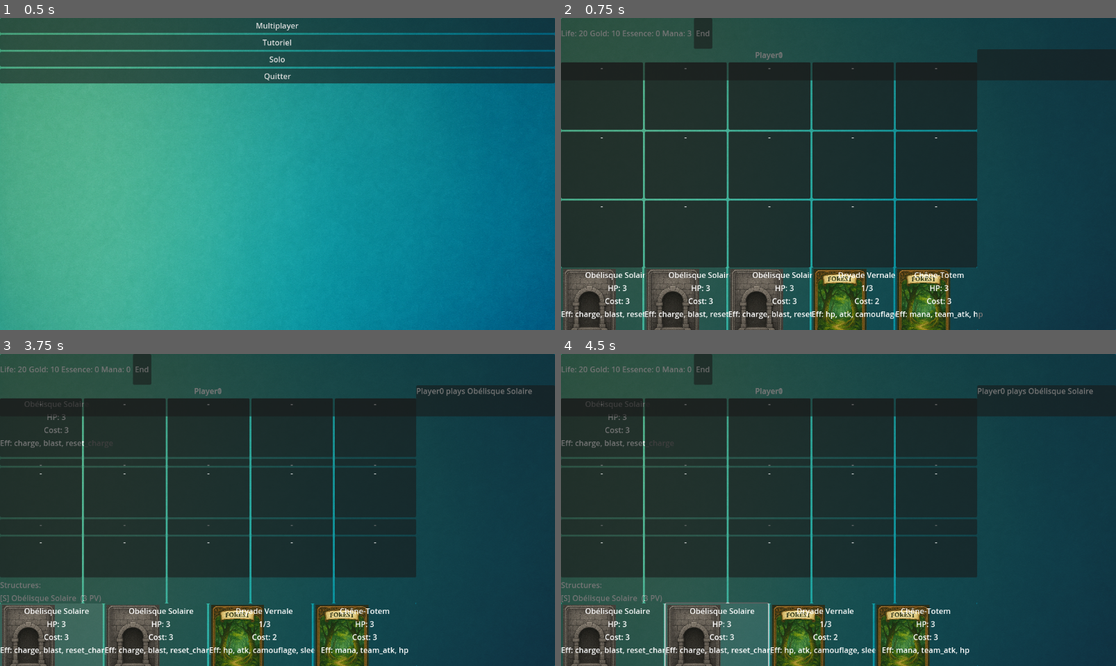
Above: before the commit, frames 1-4 (two rows, left to right).
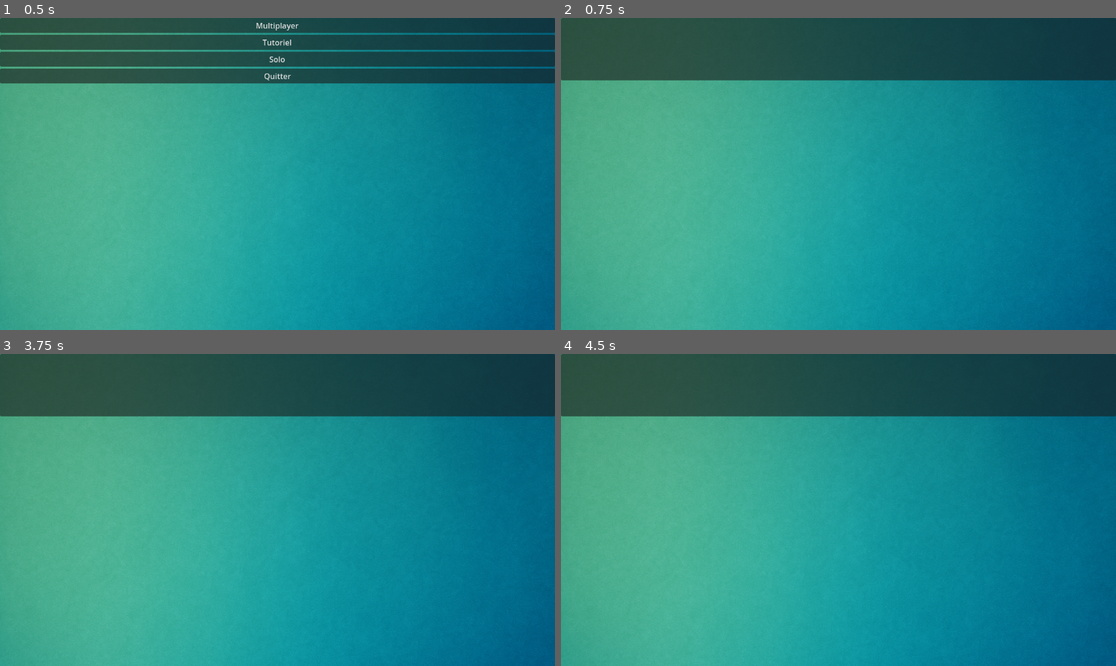
Above: after the commit, the same moments.

Repository: cbCielblanc/deckbuilding
Game: Godot game, scene res://scenes/MainMenu.tscn
Two runs of this game, one before a commit and one after it. Both use one fixed random seed, a clock stepped at 60 frames per second and the inputs below.
Inputs (mouse positions are in pixels of both pictures, inside the frame that each line leads up to):
- Up to frame 1 (0.5 s): no input
- Up to frame 2 (0.75 s): click "Tutoriel" at 0.5 s
- Up to frame 3 (3.75 s): click "Solo" at 1.25 s; click "Solo" at 2 s; click (144, 369) at 2.75 s, where only the run before the commit has a clickable "End"; click (38, 644) at 3.52 s
- Up to frame 4 (4.5 s): click (716, 644) at 4.27 s

Frame 1 is identical in both runs. In frame 2, 85% of the frame differs, in the area x 0-100%, y 0-100%; in frame 3, 86%; in frame 4, 86%.
Error after the commit: Parse Error: Unindent doesn't match the previous indentation level. (res://ui/board_ui.gd:11)

Commit message:
Improve board layout and update logic

Diff:
--- a/scenes/BoardUI.tscn
+++ b/scenes/BoardUI.tscn
@@ -4,7 +4,7 @@
 
 [node name="BoardUI" type="VBoxContainer"]
 anchors_preset = -1
-anchor_right = 0.75
-anchor_top = 0.1
-anchor_bottom = 0.8
+anchor_right = 1.0
+anchor_top = 0.0
+anchor_bottom = 1.0
 script = ExtResource("1")
--- /dev/null
+++ b/scenes/BoardsPanel.tscn
@@ -0,0 +1,9 @@
+[gd_scene load_steps=1 format=3]
+
+[node name="BoardsPanel" type="HBoxContainer"]
+anchors_preset = -1
+anchor_right = 0.75
+anchor_top = 0.1
+anchor_bottom = 0.8
+alignment = 1
+custom_constants/separation = 16
--- a/scripts/ai_pro.gd
+++ b/scripts/ai_pro.gd
@@ -9,31 +9,22 @@
 
 # ------------------------------------------------------------- logique
 func _prioritise() -> void:
-	var sorted := hand.duplicate()
-	sorted.sort_custom(Callable(self, "_cmp_atk"))   # ← 1 seul argument
+        var sorted := hand.duplicate()
+        sorted.sort_custom(Callable(self, "_cmp_atk"))   # ← 1 seul argument
 
-	for c in sorted:
-		var cost : int
-		if c.card_type == constants.CardType.UNIT:
-			cost = 2
-		elif c.card_type == constants.CardType.SPELL:
-			cost = 1
-		else:
-			cost = 3
+        for c in sorted:
+                var cost : int
+                if c.card_type == constants.CardType.UNIT:
+                        cost = 2
+                elif c.card_type == constants.CardType.SPELL:
+                        cost = 1
+                else:
+                        cost = 3
 
-		if cost > mana:
-			continue
+                if cost > mana:
+                        continue
 
-		match c.card_type:
-			constants.CardType.UNIT:
-				_summon(c)
-			constants.CardType.SPELL:
-				_cast(c)
-			constants.CardType.STRUCTURE:
-				_struct(c)
-
-		mana -= cost
-		hand.erase(c)
+                get_parent().play_card(c, self)
 
 func _cmp_atk(a, b) -> int:
 	var atk_a : int = a.atk if a.atk != null else 0
--- a/scripts/game_manager.gd
+++ b/scripts/game_manager.gd
@@ -81,6 +81,8 @@
 
 func _init_ui() -> void:
 	var ui := $UI
+	var boards_panel := preload("res://scenes/BoardsPanel.tscn").instantiate()
+	ui.add_child(boards_panel)
 	for p in players:
 		if p.is_human:
 			var stats := preload("res://scenes/StatsUI.tscn").instantiate()
@@ -94,7 +96,8 @@
 		var board_ui := preload("res://scenes/BoardUI.tscn").instantiate()
 		board_ui.player_path = p.get_path()
 		board_ui.board_path  = board.get_path()
-		ui.add_child(board_ui)
+		board_ui.size_flags_horizontal = Control.SIZE_EXPAND_FILL
+		boards_panel.add_child(board_ui)
 
 	var history := preload("res://scenes/HistoryUI.tscn").instantiate()
 	ui.add_child(history)
--- a/ui/board_ui.gd
+++ b/ui/board_ui.gd
@@ -7,10 +7,12 @@
 var board  : BoardManager
 
 func _ready() -> void:
-	player = get_node(player_path)
-	board = get_node(board_path)
-	EventBus.connect("event", Callable(self, "_on_event"))
-	_refresh()
+        player = get_node(player_path)
+        board = get_node(board_path)
+       EventBus.connect("event", Callable(self, "_on_event"))
+       if player:
+               player.connect("board_changed", Callable(self, "_refresh"))
+        _refresh()
 
 func _on_event(tag:String, _payload:Dictionary) -> void:
 	if tag == "board_changed":
Not shown, changed: scenes/README.md
Not shown, changed: scripts/README.md
Not shown, changed: ui/README.md
